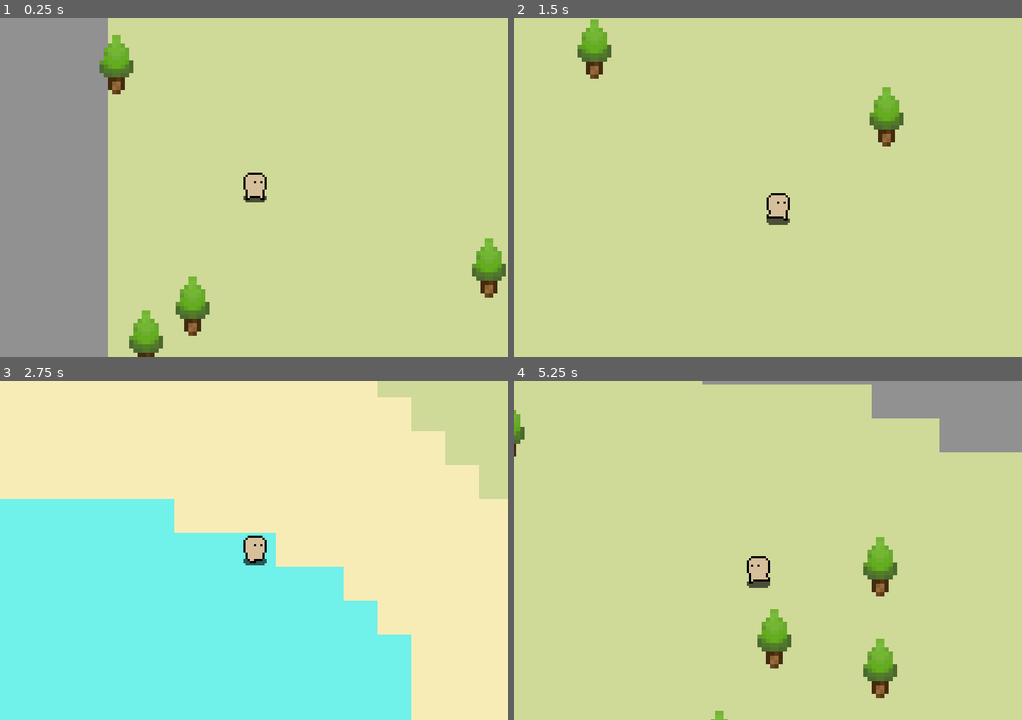
Above: before the commit, frames 1-4 (two rows, left to right).
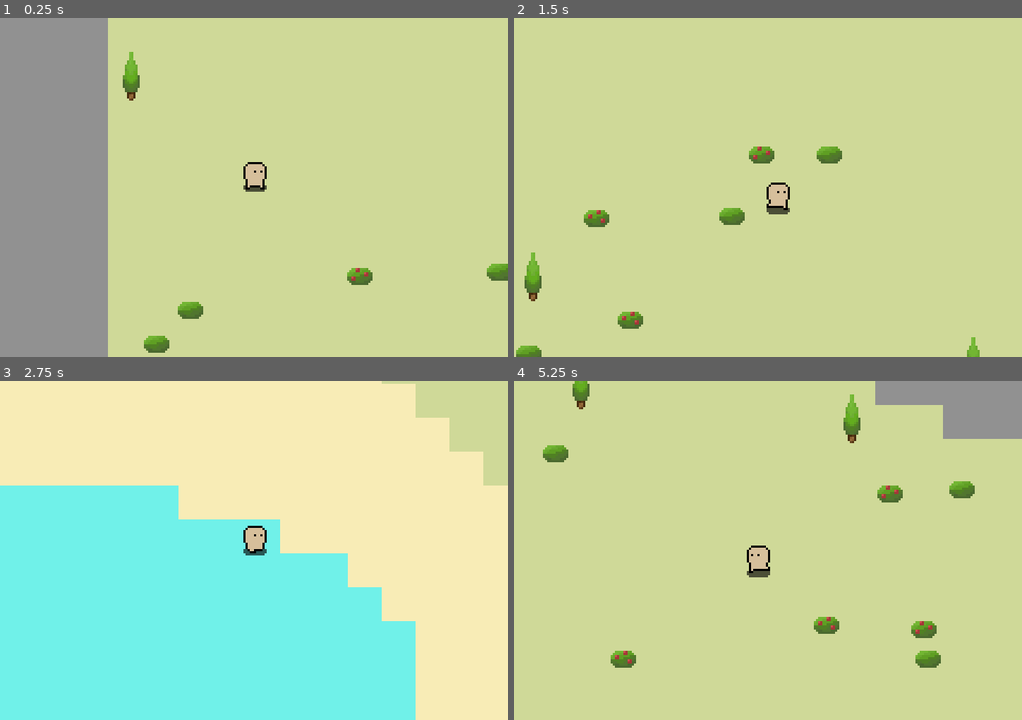
Above: after the commit, the same moments.

Repository: j0-ji/black-stairs
Game: Godot game, scene res://scenes/staging/staging_scene_player.tscn
Same seed, same stepped clock (60 frames per second), same inputs: the game is played once before the commit and once after it.
Inputs:
- Up to frame 1 (0.25 s): no input
- Up to frame 2 (1.5 s): tap Enter (ui_accept) at 0.5, 1.35 s; hold Right (ui_right) 0.53-1.28 s; hold Enter (ui_accept) 0.53-1.28 s; tap R at 0.6 s; hold Down (ui_down) from 1.28 s (still down)
- Up to frame 3 (2.75 s): tap Enter (ui_accept) at 1.52, 1.82 s; tap R at 1.55, 2.1 s; release Down (ui_down) at 2.03 s; hold Right (ui_right) from 2.03 s (still down); hold Enter (ui_accept) from 2.03 s (still down)
- Up to frame 4 (5.25 s): release Right (ui_right) at 2.78 s; release Enter (ui_accept) at 2.78 s; hold Up (ui_up) 2.78-3.53 s; tap R at 2.85, 4.35, 5.1 s; tap Enter (ui_accept) at 3.02, 3.32, 4.52, 4.82 s; hold Enter (ui_accept) 3.53-4.28 s; hold Left (ui_left) 3.53-5.03 s; hold Down (ui_down) from 5.03 s (still down); hold Enter (ui_accept) from 5.03 s (still down)

The runs differ from the first frame. In frame 1, 3.3% of the frame differs, in the area x 19-100%, y 5-100%; in frame 2, 3.5%; in frame 3, 5.4%; in frame 4, 6.5%, in the area x 0-100%, y 0-100%.

Commit message:
#7: extended flora generation
- added bush textures
- reworked tree textures to only be one cell wide

Diff:
--- a/scenes/characters/player/player.tscn
+++ b/scenes/characters/player/player.tscn
@@ -107,12 +107,13 @@
 script = ExtResource("1_t61fv")
 
 [node name="AnimatedSprite2D" type="AnimatedSprite2D" parent="."]
+position = Vector2(0, -5)
 sprite_frames = SubResource("SpriteFrames_hv5x3")
 animation = &"idle_left"
 frame_progress = 0.1237764
 
 [node name="CollisionShape2D" type="CollisionShape2D" parent="."]
-position = Vector2(0, 3)
+position = Vector2(0, -2)
 shape = SubResource("CircleShape2D_qd3e3")
 
 [node name="StateMachine" type="Node" parent="." node_paths=PackedStringArray("initial_node_state")]
--- a/scenes/staging/staging_scene_fauna_generation.tscn
+++ b/scenes/staging/staging_scene_flora_generation.tscn
@@ -2,7 +2,7 @@
 
 [ext_resource type="TileSet" uid="uid://83ggmi0rh775" path="res://tilesets/terrain_tileset.tres" id="1_oyhue"]
 [ext_resource type="Script" uid="uid://b6fxanx63hgwi" path="res://scripts/world generation/ground_generation.gd" id="2_hoyh3"]
-[ext_resource type="Script" uid="uid://dydgwni8x7t6b" path="res://scripts/world generation/fauna_generation.gd" id="3_rr14y"]
+[ext_resource type="Script" uid="uid://dydgwni8x7t6b" path="res://scripts/world generation/flora_generation.gd" id="3_rr14y"]
 
 [node name="TestScene" type="Node2D"]
 y_sort_enabled = true
@@ -13,11 +13,11 @@
 tile_set = ExtResource("1_oyhue")
 script = ExtResource("2_hoyh3")
 
-[node name="Fauna" type="TileMapLayer" parent="WorldTileMap"]
+[node name="Flora" type="TileMapLayer" parent="WorldTileMap"]
 tile_set = ExtResource("1_oyhue")
 script = ExtResource("3_rr14y")
 
 [node name="Test-Camera" type="Camera2D" parent="."]
 offset = Vector2(-360, -360)
 anchor_mode = 0
-zoom = Vector2(0.2, 0.2)
+zoom = Vector2(0.3, 0.3)
--- a/scenes/staging/staging_scene_player.tscn
+++ b/scenes/staging/staging_scene_player.tscn
@@ -2,7 +2,7 @@
 
 [ext_resource type="TileSet" uid="uid://83ggmi0rh775" path="res://tilesets/terrain_tileset.tres" id="1_nwghf"]
 [ext_resource type="Script" uid="uid://b6fxanx63hgwi" path="res://scripts/world generation/ground_generation.gd" id="2_k0ym7"]
-[ext_resource type="Script" uid="uid://dydgwni8x7t6b" path="res://scripts/world generation/fauna_generation.gd" id="3_cm680"]
+[ext_resource type="Script" uid="uid://dydgwni8x7t6b" path="res://scripts/world generation/flora_generation.gd" id="3_cm680"]
 [ext_resource type="PackedScene" uid="uid://q2frlqlrpjhg" path="res://scenes/characters/player/player.tscn" id="3_dknty"]
 
 [node name="TestScene" type="Node2D"]
@@ -14,8 +14,20 @@
 [node name="Ground" type="TileMapLayer" parent="WorldTileMap"]
 tile_set = ExtResource("1_nwghf")
 script = ExtResource("2_k0ym7")
+border_width = null
+base_map_size = null
+noise_scale = null
+ground_seed = null
+frequency = null
+octaves = null
+lacunarity = null
+gain = null
+atlas_source_id = null
+t_water = null
+t_sand = null
+t_grass = null
 
-[node name="Fauna" type="TileMapLayer" parent="WorldTileMap"]
+[node name="Flora" type="TileMapLayer" parent="WorldTileMap"]
 y_sort_enabled = true
 tile_set = ExtResource("1_nwghf")
 script = ExtResource("3_cm680")
--- a/scripts/world generation/fauna_generation.gd
+++ b/scripts/world generation/flora_generation.gd
@@ -22,6 +22,8 @@
 @export var atlas_source_id: int = 2  # <- check in the TileSet inspector
 # Map your placeholder tiles (atlas coordinates in the atlas grid)
 var y_atlas_coord_tree: int = 0
+var y_atals_coord_bush_base: int = 0
+var y_atlas_coord_bush_berry: int = 1
 
 # Thresholds decide flora by noise value in [-1, 1]
 @export var t_tree: float = 0.2
@@ -58,6 +60,16 @@
 			if n > t_tree:
 				var cell := _ground.get_cell_atlas_coords(Vector2i(x, y))
 				if cell == Vector2i(1, 0):
-					var x_atlas_coord_tree = rng.randi_range(0, 4)
-					var atlas_coords := Vector2i(x_atlas_coord_tree, y_atlas_coord_tree)
-					set_cell(Vector2i(x, y), atlas_source_id, atlas_coords)
+					var flora_type = rng.randi_range(0, 3)
+					if flora_type == 0 || flora_type == 1:
+						var x_atlas_coord_tree = rng.randi_range(0, 4)
+						var atlas_coords := Vector2i(x_atlas_coord_tree, y_atlas_coord_tree)
+						set_cell(Vector2i(x, y), atlas_source_id, atlas_coords)
+					if flora_type == 2:
+						var x_atlas_coord_bush_base = rng.randi_range(5, 7)
+						var atlas_coords := Vector2i(x_atlas_coord_bush_base, y_atals_coord_bush_base)
+						set_cell(Vector2i(x, y), atlas_source_id, atlas_coords)
+					if flora_type == 3:
+						var x_atlas_coord_bush_berry = rng.randi_range(5, 7)
+						var atlas_coords := Vector2i(x_atlas_coord_bush_berry, y_atlas_coord_bush_berry)
+						set_cell(Vector2i(x, y), atlas_source_id, atlas_coords)
--- a/tilesets/terrain_tileset.tres
+++ b/tilesets/terrain_tileset.tres
@@ -26,25 +26,43 @@
 
 [sub_resource type="TileSetAtlasSource" id="TileSetAtlasSource_8nhsv"]
 texture = ExtResource("3_2kgig")
-0:0/size_in_atlas = Vector2i(2, 2)
+1:0/size_in_atlas = Vector2i(1, 2)
+1:0/0 = 0
+1:0/0/y_sort_origin = 13
+1:0/0/physics_layer_0/polygon_0/points = PackedVector2Array(-4, 15, -5, 14, -4, 13, -2, 13, -1, 14, -2, 15)
+2:0/size_in_atlas = Vector2i(1, 2)
+2:0/0 = 0
+2:0/0/y_sort_origin = 5
+2:0/0/physics_layer_0/polygon_0/points = PackedVector2Array(2, 7, 1, 6, 2, 5, 4, 5, 5, 6, 4, 7, 2, 7)
+5:0/0 = 0
+5:0/0/y_sort_origin = 3
+5:0/0/physics_layer_0/polygon_0/points = PackedVector2Array(-5, 6, -6, 5, -5, 4, -3, 4, -2, 5, -3, 6)
+6:0/0 = 0
+6:0/0/physics_layer_0/polygon_0/points = PackedVector2Array(-1, 3, -2, 2, -1, 1, 1, 1, 2, 2, 1, 3)
+7:0/0 = 0
+7:0/0/y_sort_origin = 1
+7:0/0/physics_layer_0/polygon_0/points = PackedVector2Array(1, 5, 0, 4, 1, 3, 3, 3, 4, 4, 3, 5)
+5:1/0 = 0
+5:1/0/y_sort_origin = 3
+5:1/0/physics_layer_0/polygon_0/points = PackedVector2Array(-5, 6, -6, 5, -5, 4, -3, 4, -2, 5, -3, 6)
+6:1/0 = 0
+6:1/0/y_sort_origin = -1
+6:1/0/physics_layer_0/polygon_0/points = PackedVector2Array(-1, 3, -2, 2, -1, 1, 1, 1, 2, 2, 1, 3, -1, 3)
+7:1/0 = 0
+7:1/0/y_sort_origin = 1
+7:1/0/physics_layer_0/polygon_0/points = PackedVector2Array(1, 5, 0, 4, 1, 3, 3, 3, 4, 4, 3, 5)
+3:0/size_in_atlas = Vector2i(1, 2)
+3:0/0 = 0
+3:0/0/y_sort_origin = 8
+3:0/0/physics_layer_0/polygon_0/points = PackedVector2Array(-4, 10, -5, 9, -4, 8, -2, 8, -1, 9, -2, 10, -4, 10, -4, 10, -4, 10)
+4:0/size_in_atlas = Vector2i(1, 2)
+4:0/0 = 0
+4:0/0/y_sort_origin = 13
+4:0/0/physics_layer_0/polygon_0/points = PackedVector2Array(2, 15, 1, 14, 2, 13, 4, 13, 5, 14, 4, 15)
+0:0/size_in_atlas = Vector2i(1, 2)
 0:0/0 = 0
 0:0/0/y_sort_origin = 10
-0:0/0/physics_layer_0/polygon_0/points = PackedVector2Array(-10, 12, -8, 14, -4, 14, -2, 12, -4, 10, -8, 10)
-2:0/size_in_atlas = Vector2i(2, 2)
-2:0/0 = 0
-2:0/0/y_sort_origin = 10
-2:0/0/physics_layer_0/polygon_0/points = PackedVector2Array(-4, 12, -2, 10, 2, 10, 4, 12, 2, 14, -2, 14)
-4:0/size_in_atlas = Vector2i(2, 2)
-4:0/0 = 0
-4:0/0/y_sort_origin = 8
-4:0/0/physics_layer_0/polygon_0/points = PackedVector2Array(-8, 10, -6, 12, -2, 12, 0, 10, -2, 8, -6, 8)
-6:0/size_in_atlas = Vector2i(2, 2)
-6:0/0 = 0
-6:0/0/physics_layer_0/polygon_0/points = PackedVector2Array(0, 14, 2, 16, 6, 16, 8, 14, 6, 12, 2, 12)
-0:2/size_in_atlas = Vector2i(2, 2)
-0:2/0 = 0
-0:2/0/y_sort_origin = 8
-0:2/0/physics_layer_0/polygon_0/points = PackedVector2Array(0, 10, 2, 12, 6, 12, 8, 10, 6, 8, 2, 8, 0, 10)
+0:0/0/physics_layer_0/polygon_0/points = PackedVector2Array(-1, 12, -2, 11, -1, 10, 1, 10, 2, 11, 1, 12)
 
 [resource]
 physics_layer_0/collision_layer = 1
Binary file changed: assets/game/tilesets/map-stuff.png
Renamed: scripts/world generation/fauna_generation.gd.uid -> scripts/world generation/flora_generation.gd.uid
Not shown, changed: .DS_Store
Not shown, changed: assets/.DS_Store
Not shown, changed: assets/game/.DS_Store
Not shown, changed: assets/game/tilesets/.DS_Store
